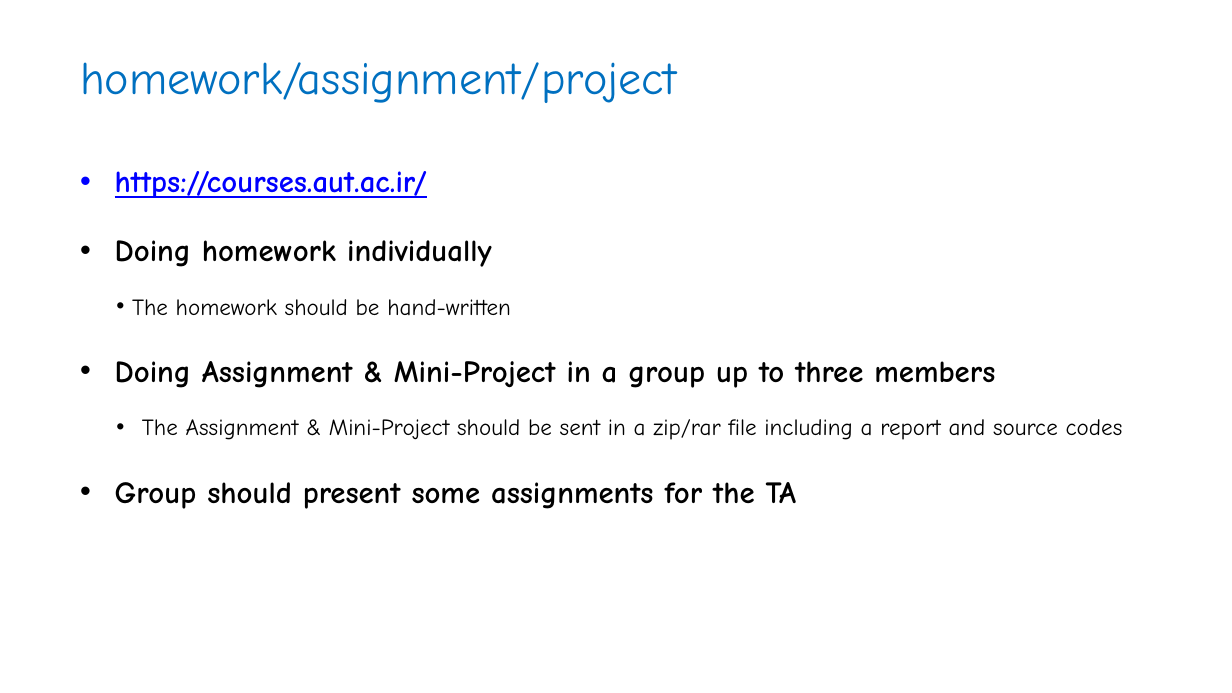
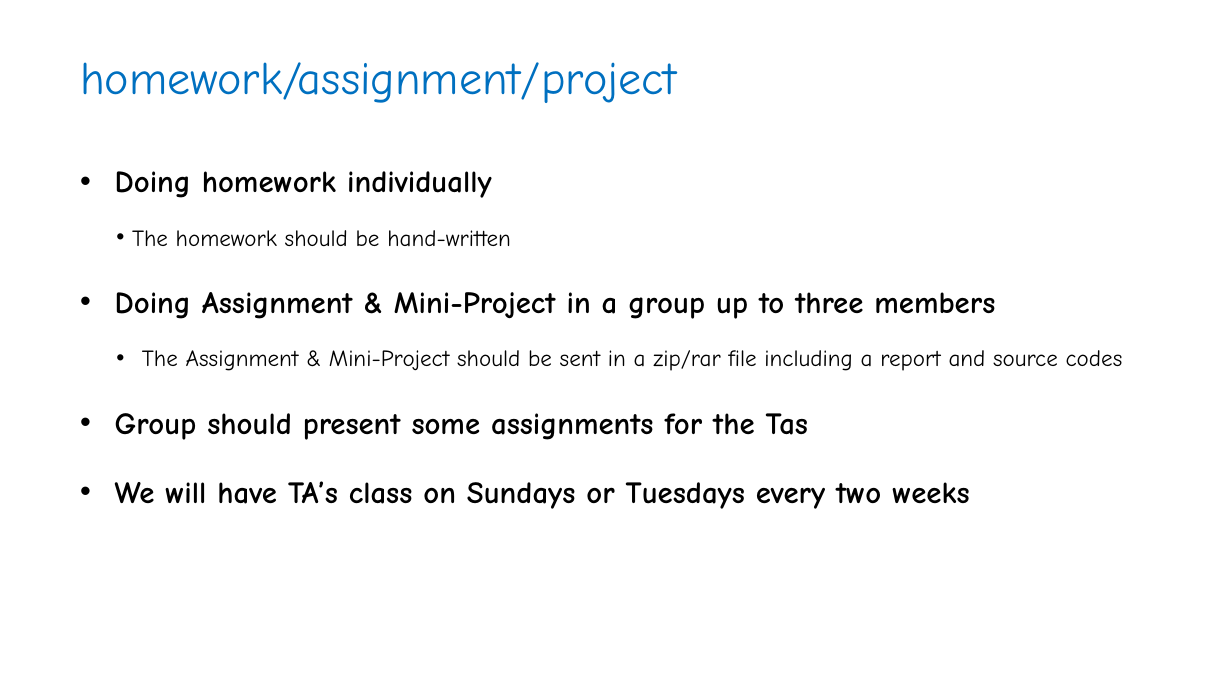
Before and after one commit to JaberBabaki/Introduction-to-IoT-Spring-2020, a slide deck: slide 3 of TA/TA.pptx. Drawn at 1232x693 pixels with LibreOffice and Linux fonts; fonts in the diff are those of the drawing; background and template pictures are left out. Boxes give left, top, right and bottom in pixels: in the first picture for what was removed or moved away, otherwise in the second. Text is boxed around its words. In the diff, an @@ line names an element or a change of style, - is before the commit and + after.

Commit message:
revised TA file and add telegram group
Former-commit-id: bd77bd242ba5d6b6b1082ab628f9c7c68e4c9719 [formerly c3efe963e2b03005109c8df2e09ff3773a01a093] [formerly 0dc6868595ba35ea44d50f1f1409dcd05853bf05 [formerly c014606f1bf58be5a53d0de272c268a3761d6477]]
Former-commit-id: 585afc00c11cf44f018c81ca5a503c3c3777c6da [formerly b311db821fd33c52e5fb328a5c534a0b1f6aa32e]
Former-commit-id: 01703d8b7a30901b0cb778b182637a103cfeacb5

```diff
--- a/TA/TA.pptx
+++ b/TA/TA.pptx
@@ text at [115,171,427,198]: paragraph removed @@
-• https://courses.aut.ac.ir/
@@ text at [115,413,969,509]: text changed @@
-• Group should present some assignments for the TA
+• Group should present some assignments for the Tas
+• We will have TA’s class on Sundays or Tuesdays every two weeks
```
Also in this commit, not shown: 3 other slides changed, 2 slides added, 1 slide removed, 1 other file.
